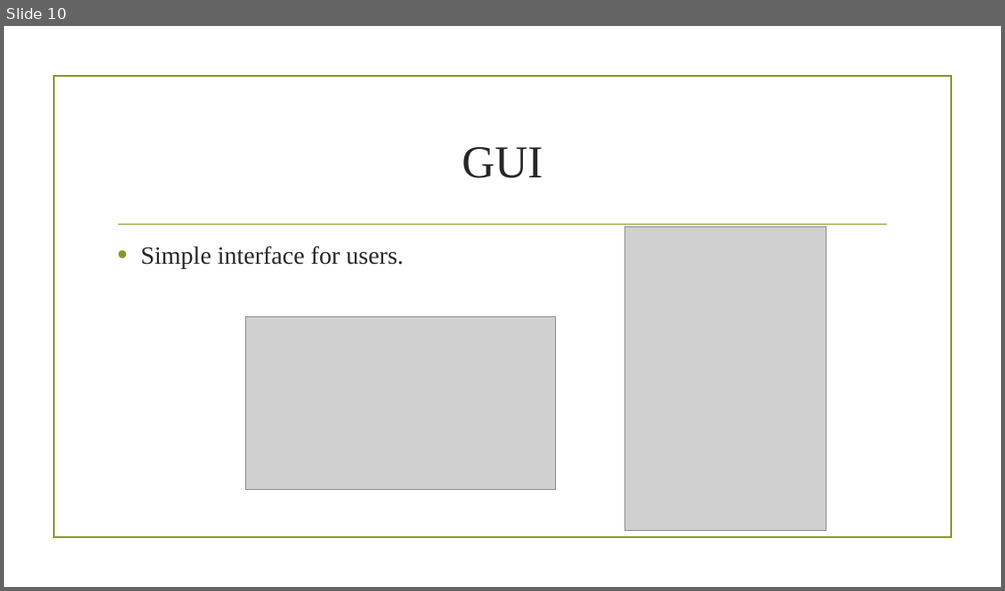
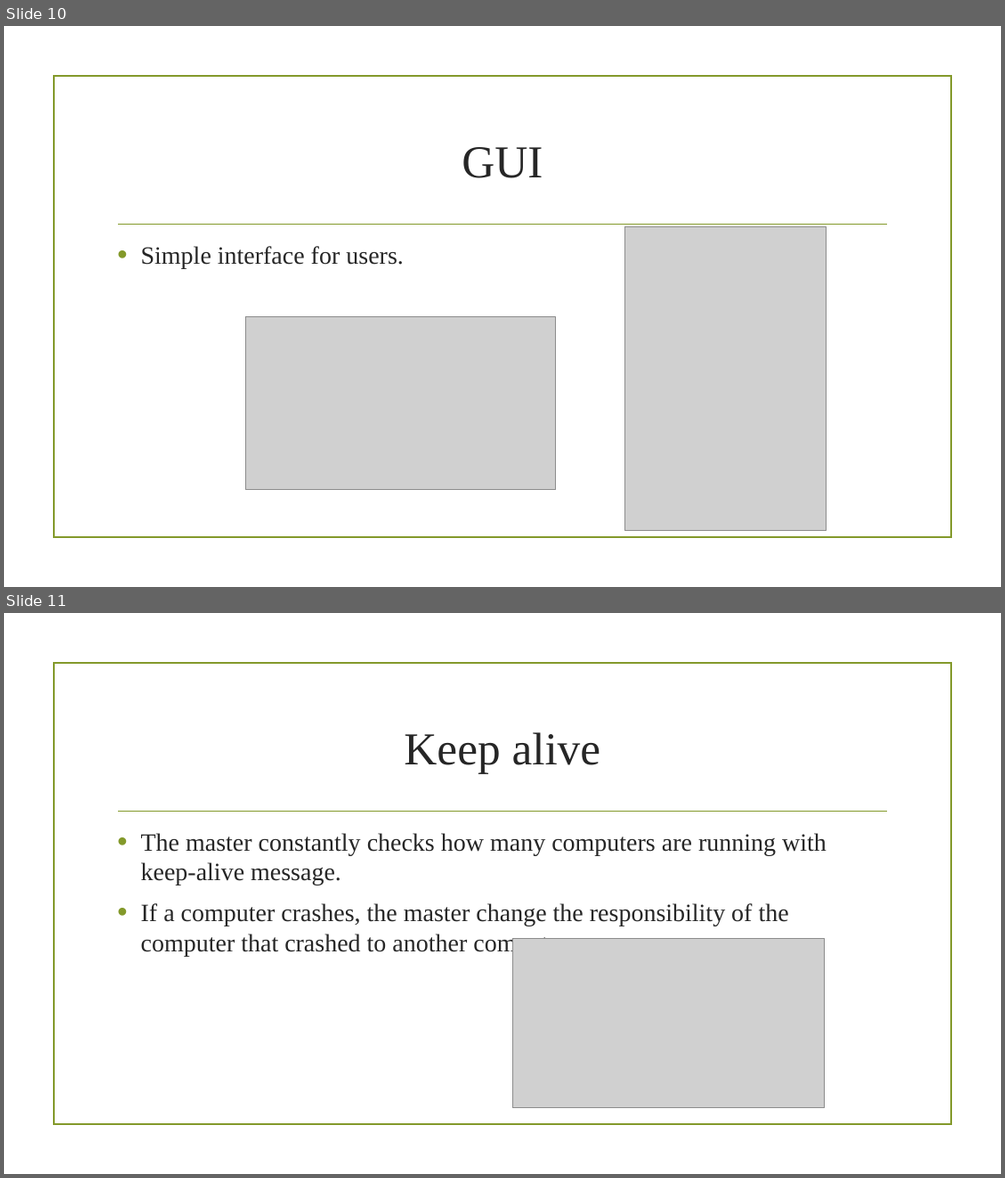
Before and after one commit to yanir26/Parallel-and-distributed-processing-of-big-data, a slide deck: Final presentation.pptx. Shown one above the other, each under a label of ours: slide 10 before the commit, slides 10 and 11 after it. The pictures are 1005x591 and 1005x1178 pixels, drawn with LibreOffice and Linux fonts; fonts in the diff are those of the drawing; grey boxes stand for pictures; background and template pictures are left out. Boxes give left, top, right and bottom in pixels: in the first picture for what was removed or moved away, otherwise in the second. Text is boxed around its words. In the diff, an @@ line names an element or a change of style, - is before the commit and + after.

```diff
--- a/Final presentation.pptx
+++ b/Final presentation.pptx
@@ slide 11 added at (4, 613, 1001, 1174), background picture (left out); not listed: 2 template elements that a slide beside it also shows @@
@@ title added at (404, 732, 601, 774), 44 pt, text #262626 @@
+Keep alive
@@ text added at (141, 833, 826, 957), 24 pt, text #262626 @@
+• The master constantly checks how many computers are running with keep-alive message.
+• If a computer crashes, the master change the responsibility of the computer that crashed to another computer.
@@ picture added at (512, 938, 825, 1108) @@
```
Also in this commit, not shown: 1 slide changed, 1 other slide added, 1 slide removed.
